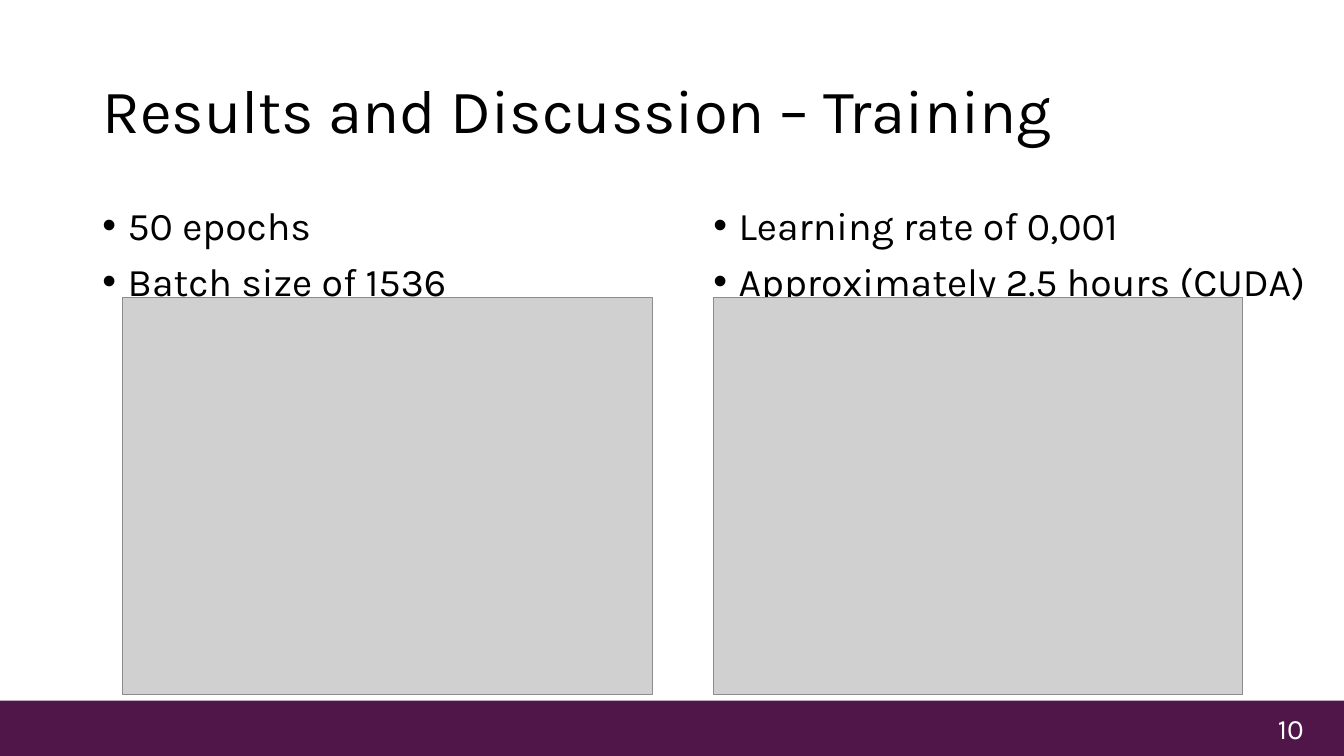
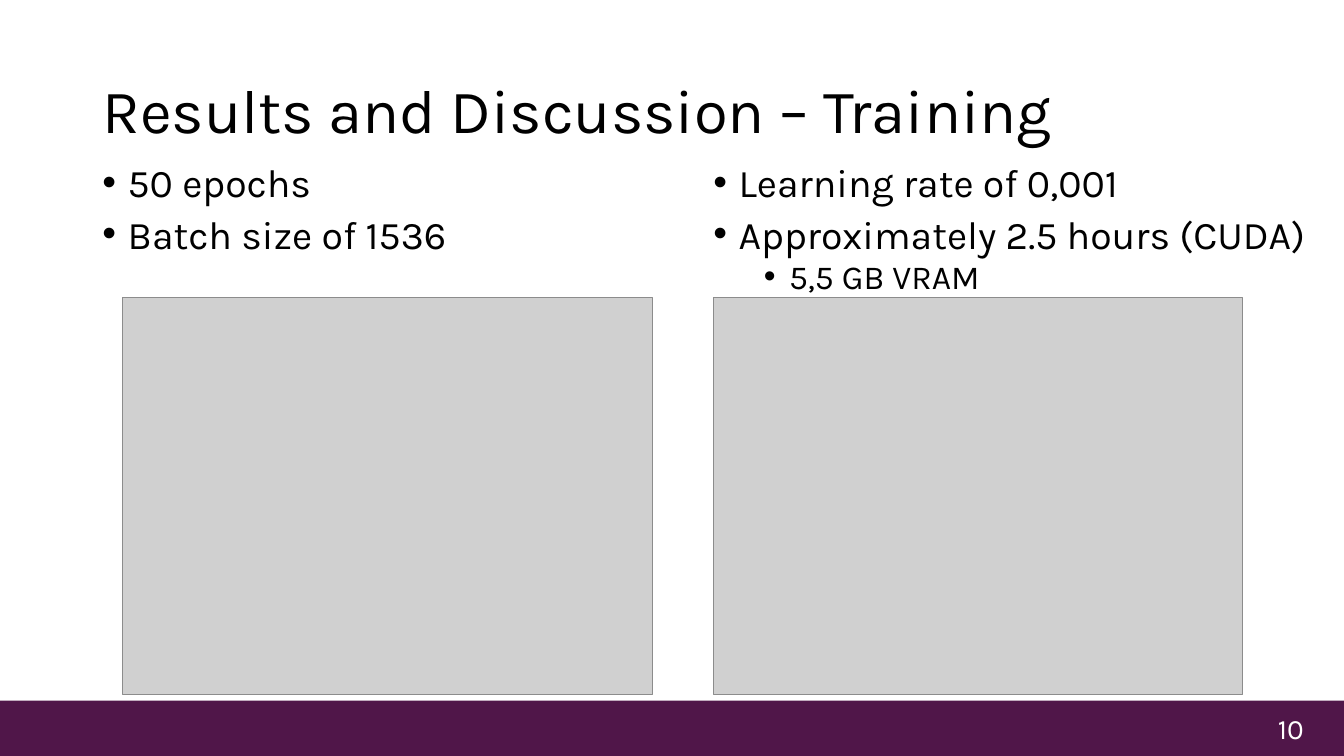
Before and after one commit to Martijn-075/ML4Chem-project-3-IV-MO, a slide deck: slide 10 of Presentation ML4CHEM project 3 iv MO.pptx. Drawn at 1344x756 pixels with LibreOffice and Linux fonts; fonts in the diff are those of the drawing; grey boxes stand for pictures; background and template pictures are left out. Boxes give left, top, right and bottom in pixels: in the first picture for what was removed or moved away, otherwise in the second. Text is boxed around its words. In the diff, an @@ line names an element or a change of style, - is before the commit and + after.

```diff
--- a/Presentation ML4CHEM project 3 iv MO.pptx
+++ b/Presentation ML4CHEM project 3 iv MO.pptx
@@ text "50 epochs": place and size @@
-text "50 epochs" at (128, 213, 1305, 306)
+text "50 epochs" at (128, 170, 1305, 298)
@@ text at (128, 170, 1305, 259): line spacing 0.9 to 0.8 @@
@@ text at (789, 267, 979, 298): paragraph added @@
+  • 5,5 GB VRAM
```
Also in this commit, not shown: 9 other slides changed, 8 other files.
